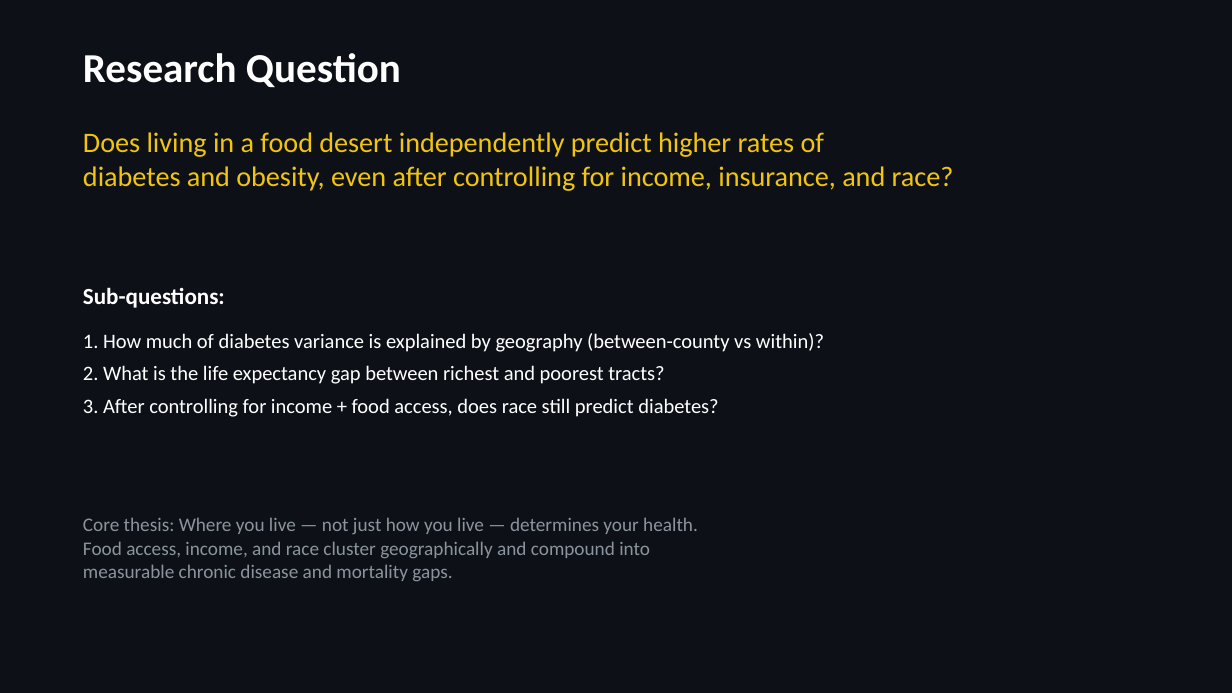
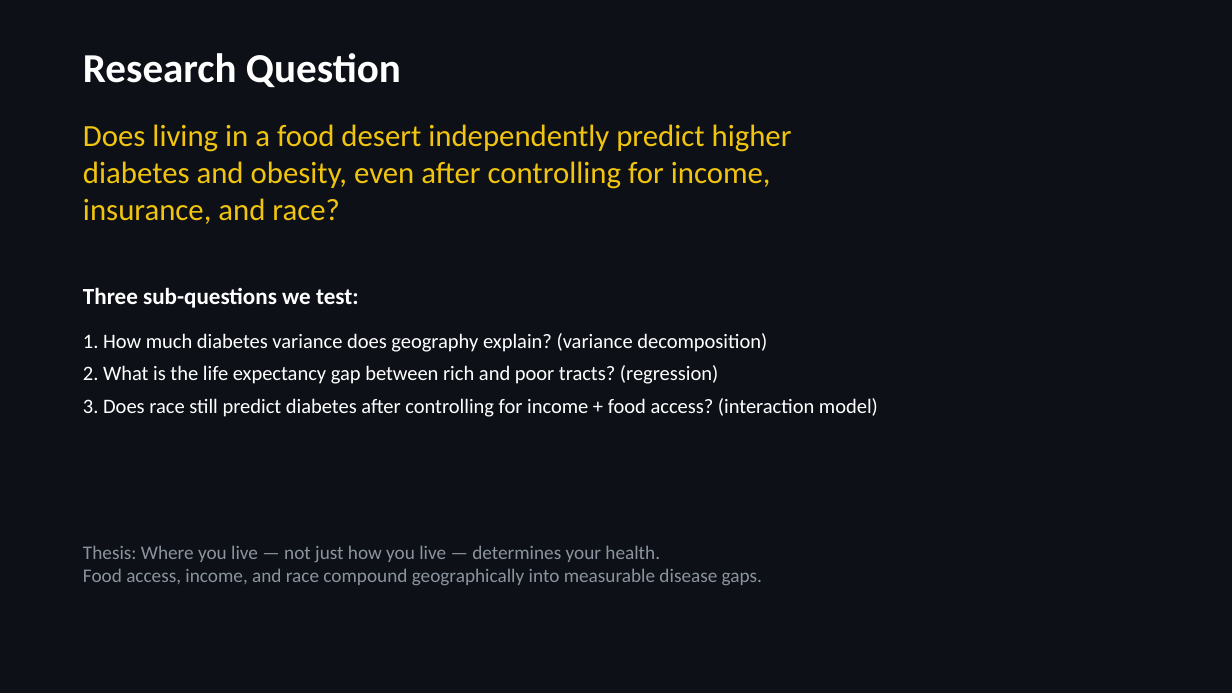
Before and after one commit to jimbo111/datathon-kims, a slide deck: slide 2 of submissions/2kim_health_slides.pptx. Drawn at 1232x693 pixels with LibreOffice and Linux fonts; fonts in the diff are those of the drawing. Boxes give left, top, right and bottom in pixels: in the first picture for what was removed or moved away, otherwise in the second. Text is boxed around its words. In the diff, an @@ line names an element or a change of style, - is before the commit and + after.

```diff
--- a/submissions/2kim_health_slides.pptx
+++ b/submissions/2kim_health_slides.pptx
@@ text at box(83, 124, 792, 224): text changed; size 22 to 24 pt @@
-Does living in a food desert independently predict higher rates of
-diabetes and obesity, even after controlling for income, insurance, and race?
+Does living in a food desert independently predict higher
+diabetes and obesity, even after controlling for income,
+insurance, and race?
@@ text at box(83, 287, 359, 308): text changed @@
-Sub-questions:
+Three sub-questions we test:
@@ text at box(83, 333, 878, 417): text changed @@
-1. How much of diabetes variance is explained by geography (between-county vs within)?
-2. What is the life expectancy gap between richest and poorest tracts?
-3. After controlling for income + food access, does race still predict diabetes?
+1. How much diabetes variance does geography explain? (variance decomposition)
+2. What is the life expectancy gap between rich and poor tracts? (regression)
+3. Does race still predict diabetes after controlling for income + food access? (interaction model)
@@ text at box(83, 545, 762, 585): text changed @@
-Core thesis: Where you live — not just how you live — determines your health.
-Food access, income, and race cluster geographically and compound into
-measurable chronic disease and mortality gaps.
+Thesis: Where you live — not just how you live — determines your health.
+Food access, income, and race compound geographically into measurable disease gaps.
```
Also in this commit, not shown: 10 other slides changed, 2 slides added, 3 slides removed, 1 other file.
